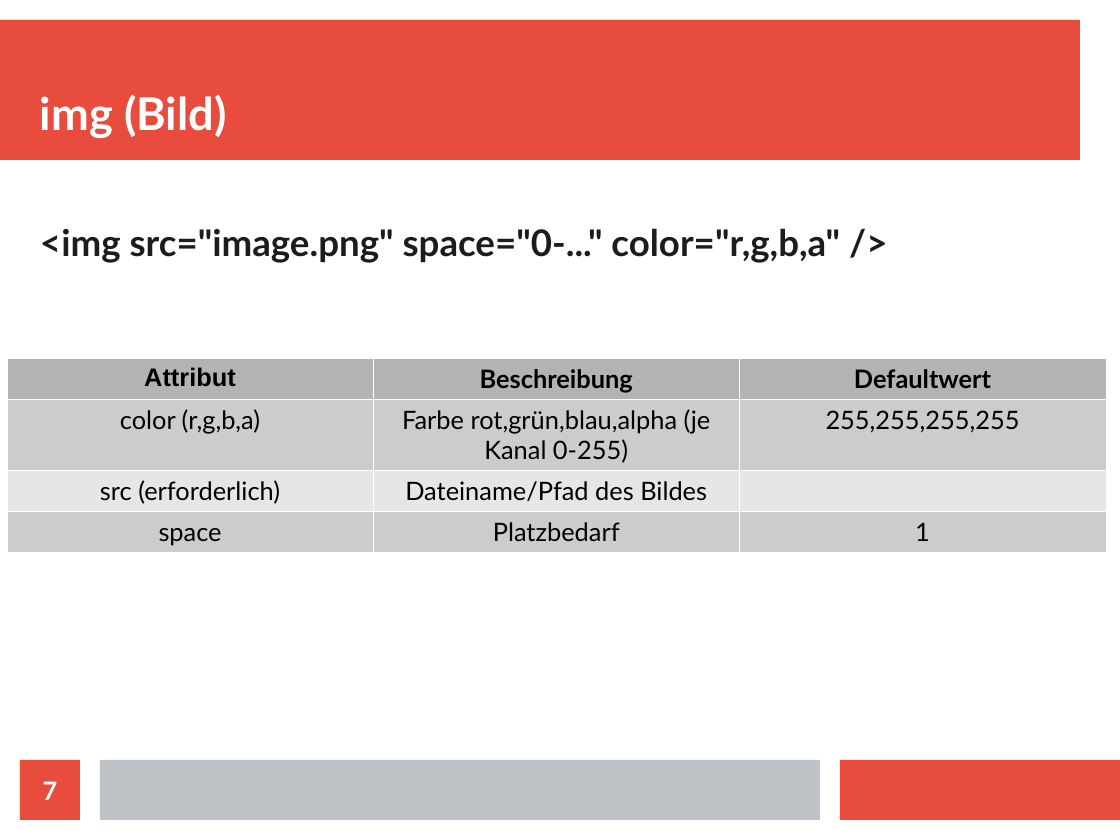
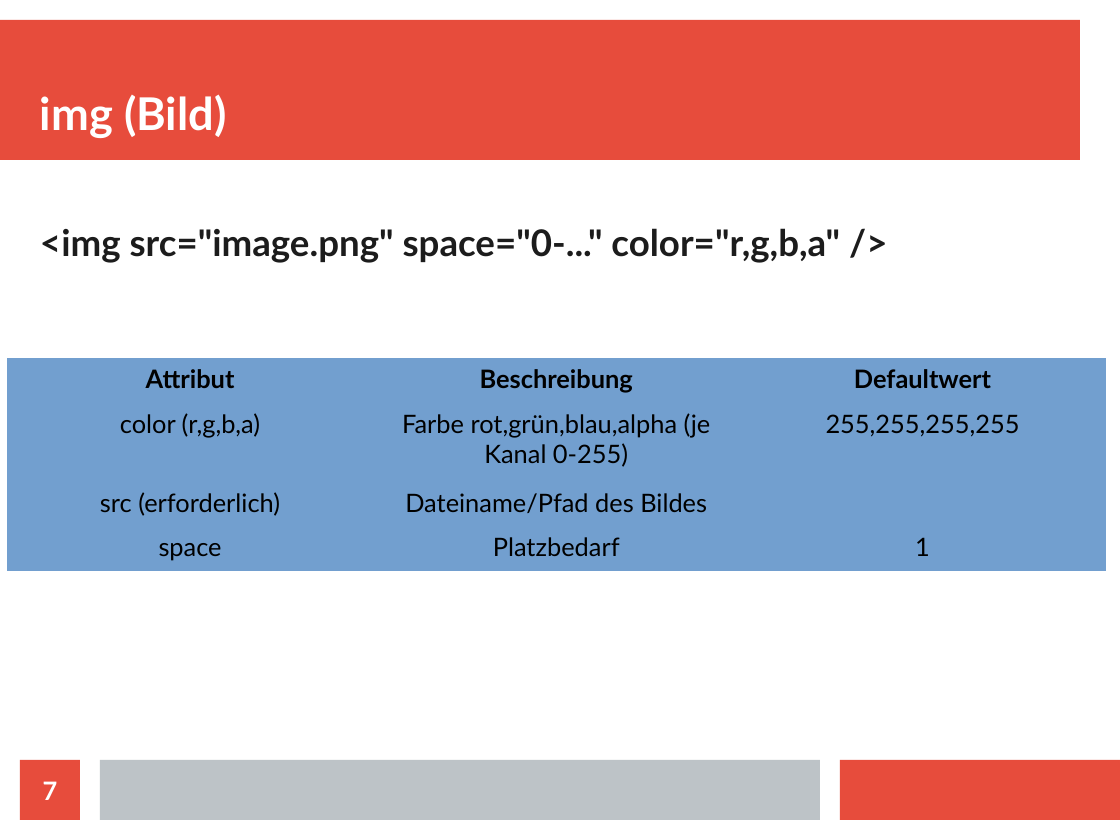
Before and after one commit to wolfgang1991/CommonLibraries, a slide deck: slide 7 of doc/App_Markup_Language_(AML).odp. Drawn at 1120x840 pixels with LibreOffice and Linux fonts; fonts in the diff are those of the drawing. Boxes give left, top, right and bottom in pixels: in the first picture for what was removed or moved away, otherwise in the second. Text is boxed around its words. In the diff, an @@ line names an element or a change of style, - is before the commit and + after.

```diff
--- a/doc/App_Markup_Language_(AML).odp
+++ b/doc/App_Markup_Language_(AML).odp
@@ table at [7,359,1106,565] @@
@@ fill #B3B3B3 to #729FCF in row 1 @@
@@ fill #CCCCCC to #729FCF in 6 cells @@
@@ fill #E6E6E6 to #729FCF in row 3 @@
@@ font Arial to Lato in "Attribut" @@
@@ borders changed @@
```
Also in this commit, not shown: 6 other slides changed, 4 slides added, 2 other files.
